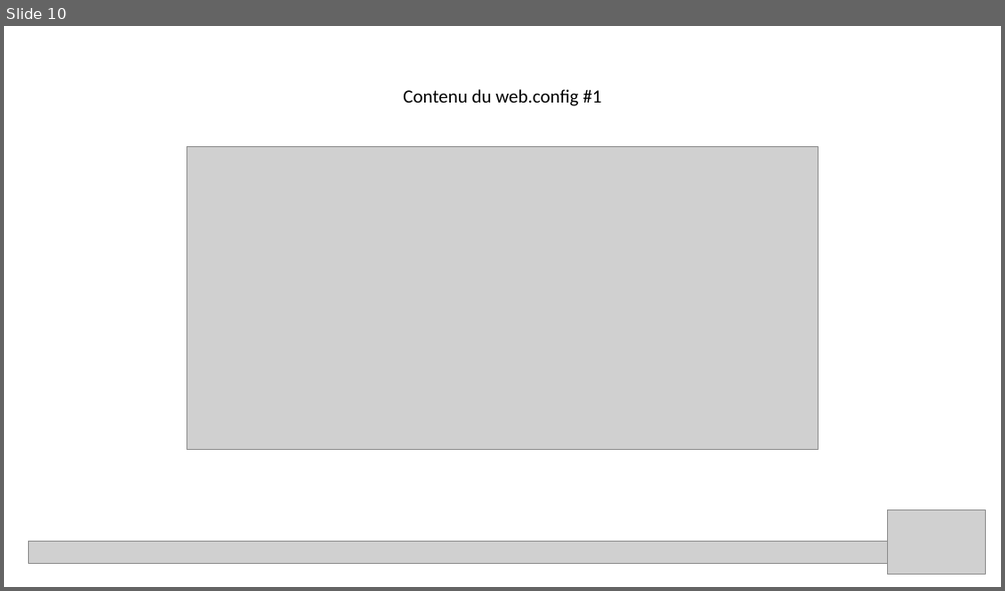
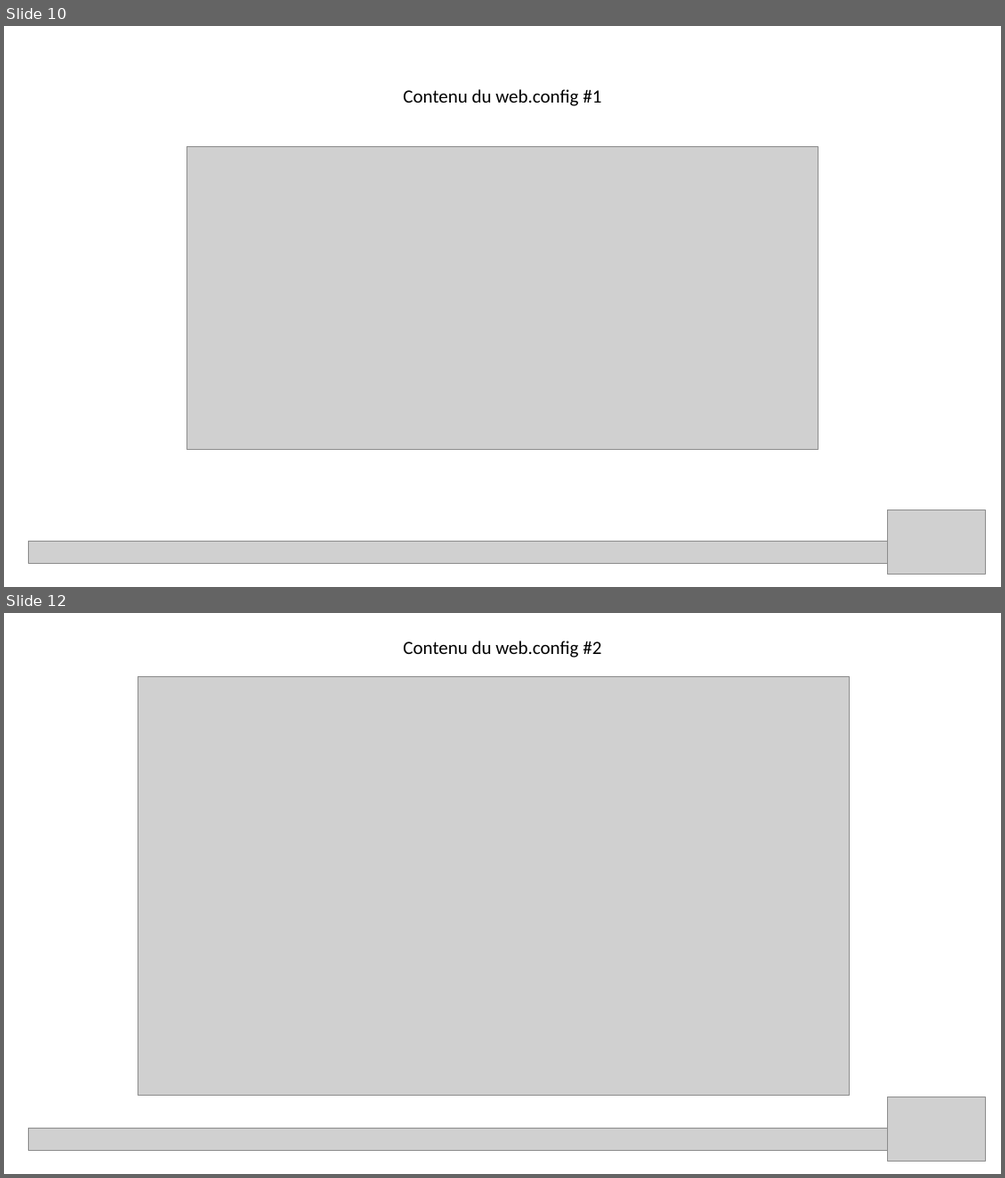
Before and after one commit to acaillol/SpeakUp-ApiShadowing, a slide deck: Speak'up API shadowing.pptx. Shown one above the other, each under a label of ours: slide 10 before the commit, slides 10 and 12 after it; the slides between them are not shown. The pictures are 1005x591 and 1005x1178 pixels, drawn with LibreOffice and Linux fonts; fonts in the diff are those of the drawing; grey boxes stand for pictures. Boxes give left, top, right and bottom in pixels: in the first picture for what was removed or moved away, otherwise in the second. Text is boxed around its words. In the diff, an @@ line names an element or a change of style, - is before the commit and + after.

Commit message:
Ajout de captures d'écran de web.config

```diff
--- a/Speak'up API shadowing.pptx
+++ b/Speak'up API shadowing.pptx
@@ slide 12 added at (4, 613, 1001, 1174), background #FFFFFF @@
@@ text added at (403, 641, 601, 657), 18 pt, text #000000 @@
+Contenu du web.config #2
@@ picture added at (138, 676, 849, 1094) @@
@@ picture added at (887, 1097, 985, 1161) @@
@@ picture added at (28, 1127, 887, 1150) @@
```
Also in this commit, not shown: 2 slides changed, 1 other slide added.
